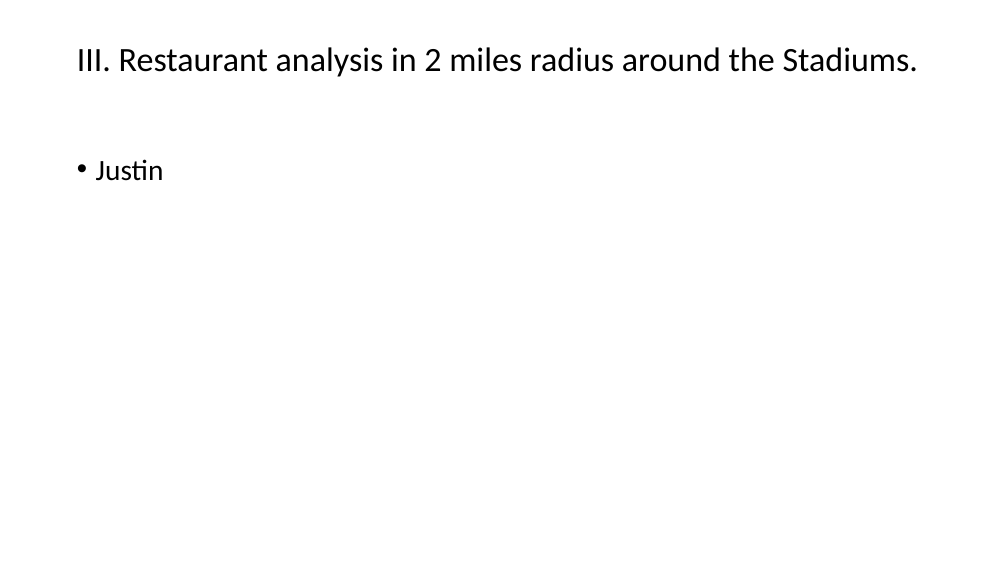
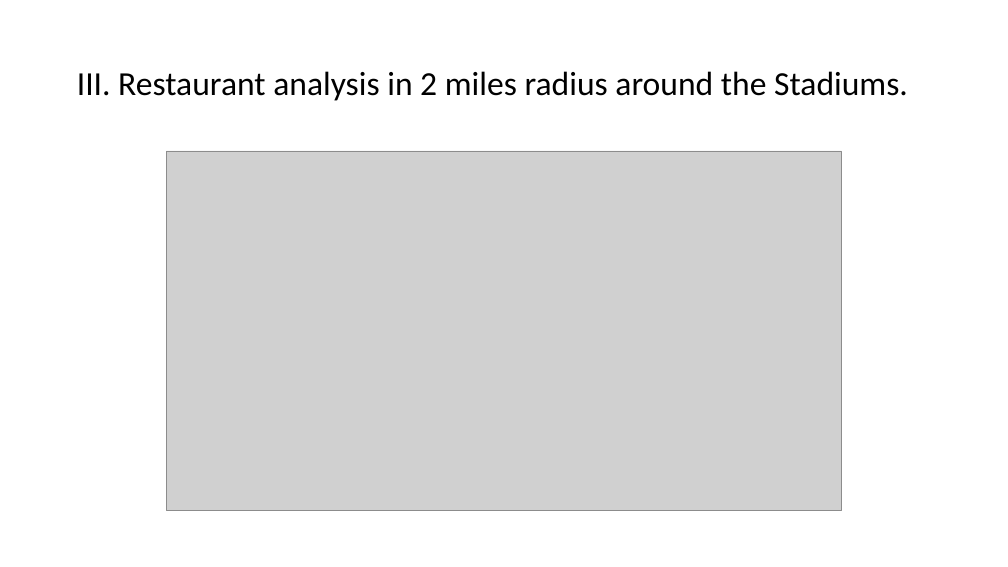
Before and after one commit to jjying89/Yelp-Restaurants-Analysis, a slide deck: slide 8 of Presentation/Team_4-Restaurant_Density_Analysis..pptx. Drawn at 1008x567 pixels with LibreOffice and Linux fonts; fonts in the diff are those of the drawing; grey boxes stand for pictures. Boxes give left, top, right and bottom in pixels: in the first picture for what was removed or moved away, otherwise in the second. Text is boxed around its words. In the diff, an @@ line names an element or a change of style, - is before the commit and + after.

```diff
--- a/Presentation/Team_4-Restaurant_Density_Analysis..pptx
+++ b/Presentation/Team_4-Restaurant_Density_Analysis..pptx
@@ title "III. Restaurant analysis in 2 ..." at [77, 71, 908, 101]: size 32.4 to 32 pt @@
@@ text removed at [96, 159, 164, 181] @@
-• Justin
@@ picture added at [166, 151, 842, 511] @@
```
Also in this commit, not shown: 9 other slides changed, 4 slides added.
